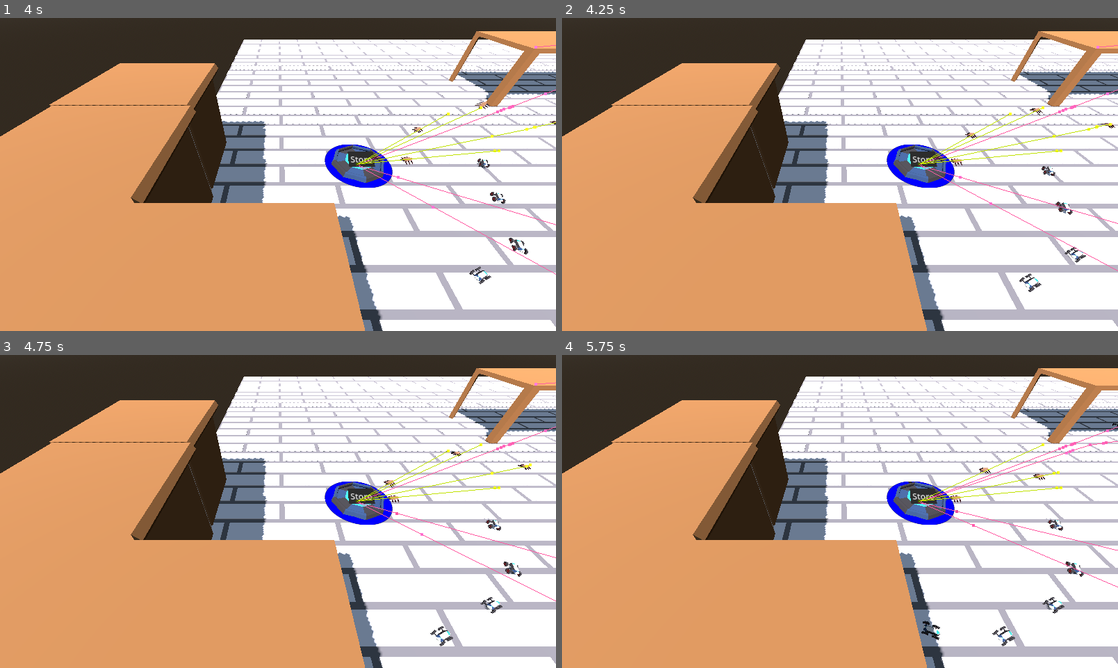
Above: before the commit, frames 1-4 (two rows, left to right).
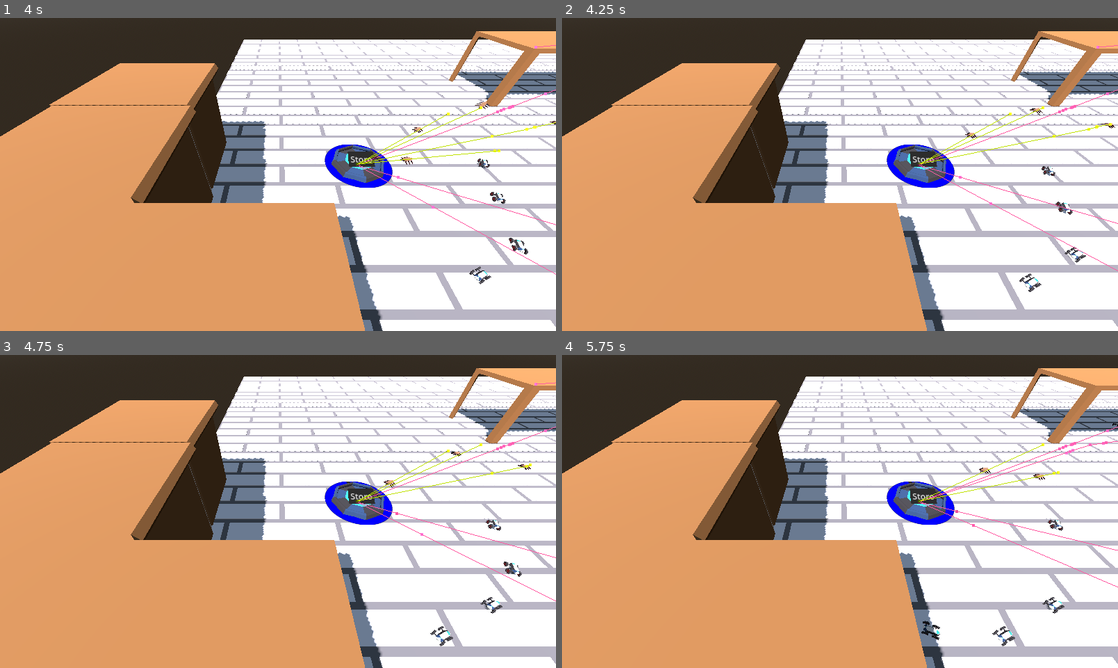
Above: after the commit, the same moments.

Repository: Degenerate-Games/psgamejam16
Game: Godot game, scene res://scenes/room.tscn
Same seed, same stepped clock (60 frames per second), same inputs: the game is played once before the commit and once after it.
Inputs (mouse positions are in pixels of both pictures, inside the frame that each line leads up to):
- Up to frame 1 (4 s): tap Enter at 0.5 s; move the mouse to (400, 158) at 0.52 s; hold S (camera_backward) 0.53-1.25 s; click (400, 158) at 0.67 s; drag from (166, 190) to (250, 237) at 1.27 s; move the mouse to (333, 105) at 2.02 s; hold A (camera_left) 2.03-2.75 s; click (333, 105) at 2.17 s; drag from (250, 237) to (111, 127) at 2.77 s; move the mouse to (444, 221) at 3.52 s; hold Right mouse button (camera_rotate) from 3.53 s (still down); click (444, 221) at 3.67 s
- Up to frame 2 (4.25 s): keep holding Right mouse button (camera_rotate)
- Up to frame 3 (4.75 s): release Right mouse button (camera_rotate) at 4.25 s; drag from (111, 464) to (194, 433) at 4.27 s
- Up to frame 4 (5.75 s): move the mouse to (867, 511) at 5.02 s; tap E (camera_rotate_right) at 5.1 s; click (867, 511) at 5.17 s

Frame 1 is identical in both runs. In frame 2, 0.1% of the frame differs, in the area x 64-99%, y 9-48%; in frame 3, less than 0.1%; in frame 4, 0.2%, in the area x 64-94%, y 42-71%.

Commit message:
Adjust navigation on units

Diff:
--- a/PestWars/scenes/units/enemy/pestBug.tscn
+++ b/PestWars/scenes/units/enemy/pestBug.tscn
@@ -161,7 +161,7 @@
 
 [node name="NavigationAgent3D" type="NavigationAgent3D" parent="."]
 path_desired_distance = 5.0
-target_desired_distance = 10.0
+target_desired_distance = 8.0
 path_max_distance = 1.01
 navigation_layers = 2
 debug_enabled = true
--- a/PestWars/scenes/units/friendly/bot.tscn
+++ b/PestWars/scenes/units/friendly/bot.tscn
@@ -142,7 +142,7 @@
 
 [node name="NavigationAgent3D" type="NavigationAgent3D" parent="."]
 path_desired_distance = 5.0
-target_desired_distance = 10.0
+target_desired_distance = 8.0
 path_max_distance = 1.01
 debug_enabled = true
 debug_use_custom = true
